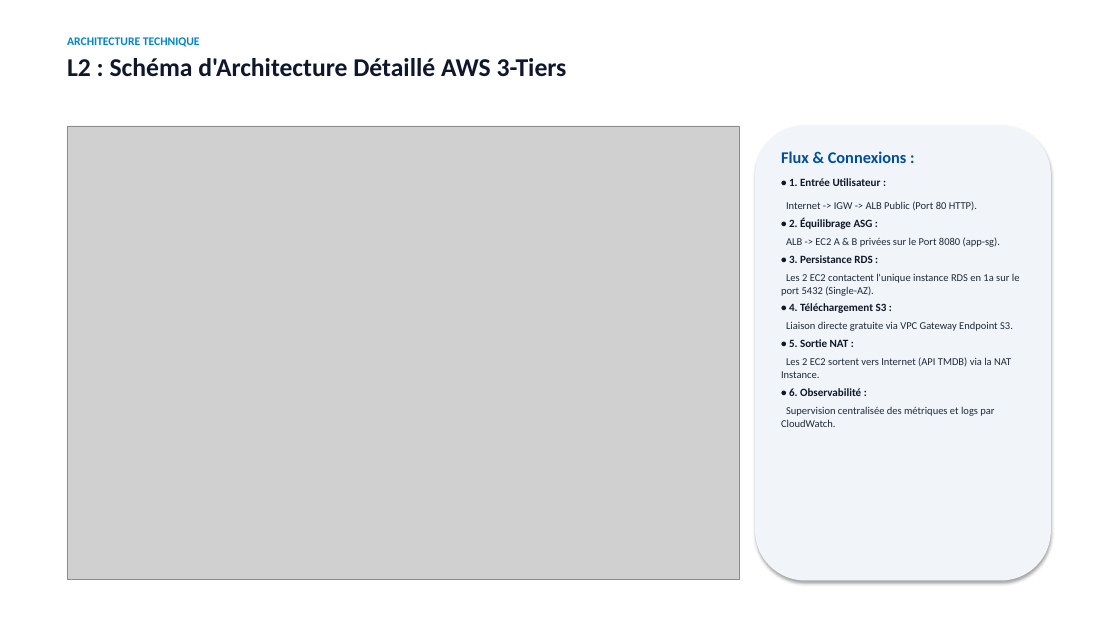
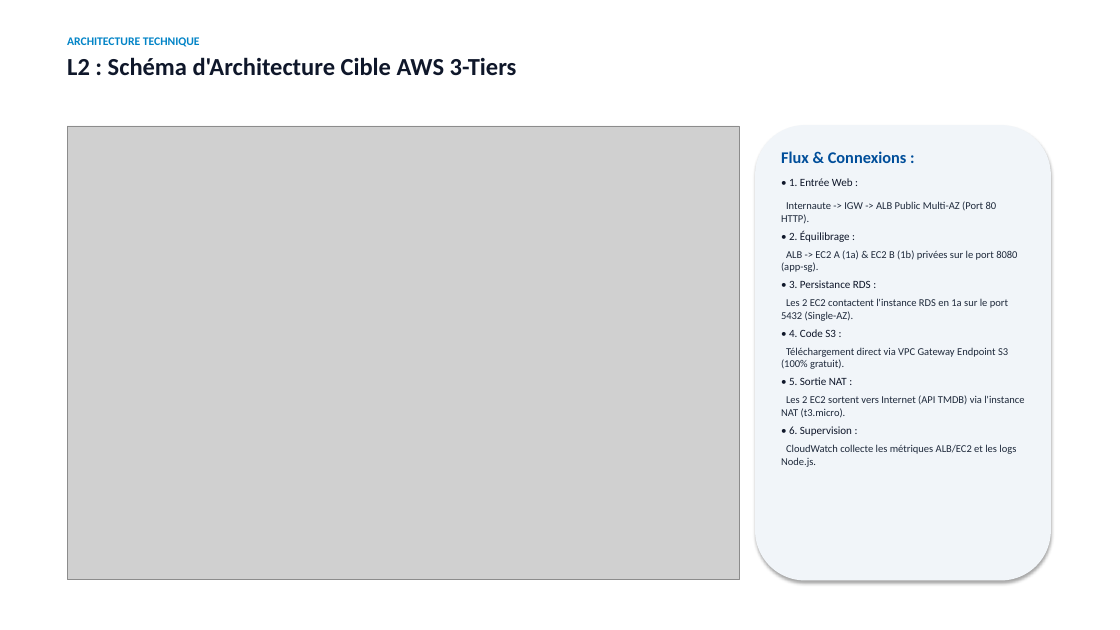
Before and after one commit to MohamedJebahi21/projet-aws, a slide deck: slide 7 of docs/Presentation_Soutenance_CineTrekker.pptx (slide 5 before the commit). Drawn at 1120x630 pixels with LibreOffice and Linux fonts; fonts in the diff are those of the drawing; grey boxes stand for pictures. Boxes give left, top, right and bottom in pixels: in the first picture for what was removed or moved away, otherwise in the second. Text is boxed around its words. In the diff, an @@ line names an element or a change of style, - is before the commit and + after.

Commit message:
feat(presentation): enrichissement a 14 slides - ajout complet de RDS, CloudWatch, S3 Endpoint, 5 axes et securite

```diff
--- a/docs/Presentation_Soutenance_CineTrekker.pptx
+++ b/docs/Presentation_Soutenance_CineTrekker.pptx
@@ text at <box>67,57,517,76</box>: text changed; size 22 to 21 pt @@
-L2 : Schéma d'Architecture Détaillé AWS 3-Tiers
+L2 : Schéma d'Architecture Cible AWS 3-Tiers
@@ text at <box>781,178,1024,467</box>: text changed @@
-• 1. Entrée Utilisateur :
-Internet -> IGW -> ALB Public (Port 80 HTTP).
-• 2. Équilibrage ASG :
-ALB -> EC2 A & B privées sur le Port 8080 (app-sg).
-• 3. Persistance RDS :
-Les 2 EC2 contactent l'unique instance RDS en 1a sur le port 5432 (Single-AZ).
-• 4. Téléchargement S3 :
-Liaison directe gratuite via VPC Gateway Endpoint S3.
-• 5. Sortie NAT :
-Les 2 EC2 sortent vers Internet (API TMDB) via la NAT Instance.
-• 6. Observabilité :
-Supervision centralisée des métriques et logs par CloudWatch.
+• 1. Entrée Web :
+Internaute -> IGW -> ALB Public Multi-AZ (Port 80 HTTP).
+• 2. Équilibrage :
+ALB -> EC2 A (1a) & EC2 B (1b) privées sur le port 8080 (app-sg).
+• 3. Persistance RDS :
+Les 2 EC2 contactent l'instance RDS en 1a sur le port 5432 (Single-AZ).
+• 4. Code S3 :
+Téléchargement direct via VPC Gateway Endpoint S3 (100% gratuit).
+• 5. Sortie NAT :
+Les 2 EC2 sortent vers Internet (API TMDB) via l'instance NAT (t3.micro).
+• 6. Supervision :
+CloudWatch collecte les métriques ALB/EC2 et les logs Node.js.
```
Also in this commit, not shown: 8 other slides changed, 5 slides added.
